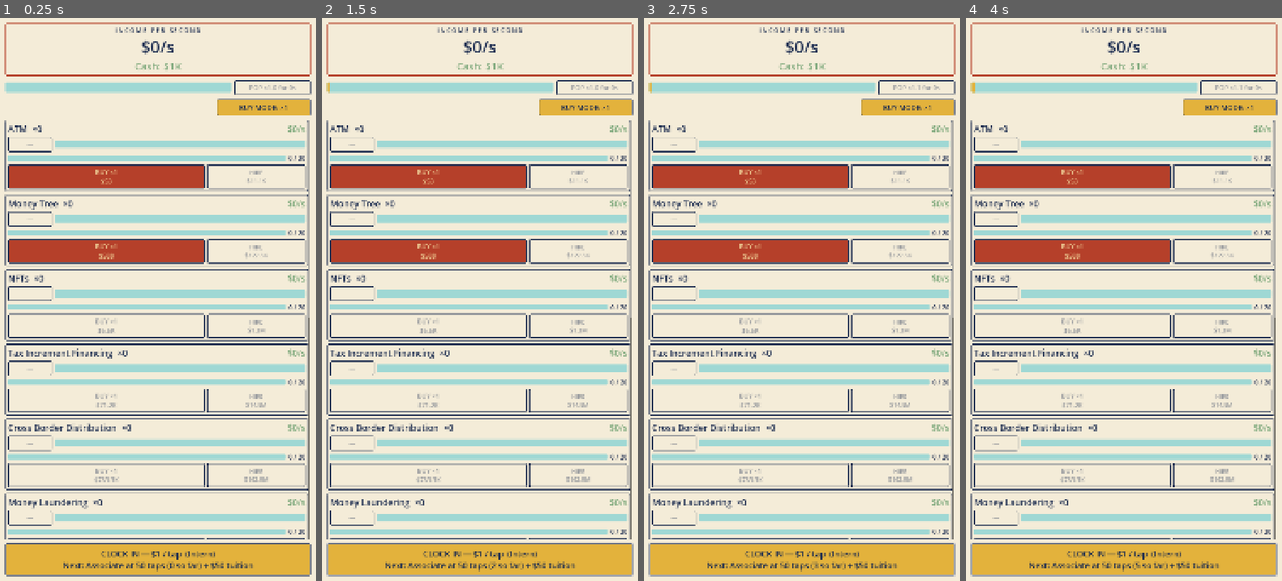
Above: before the commit, frames 1-4 (left to right).
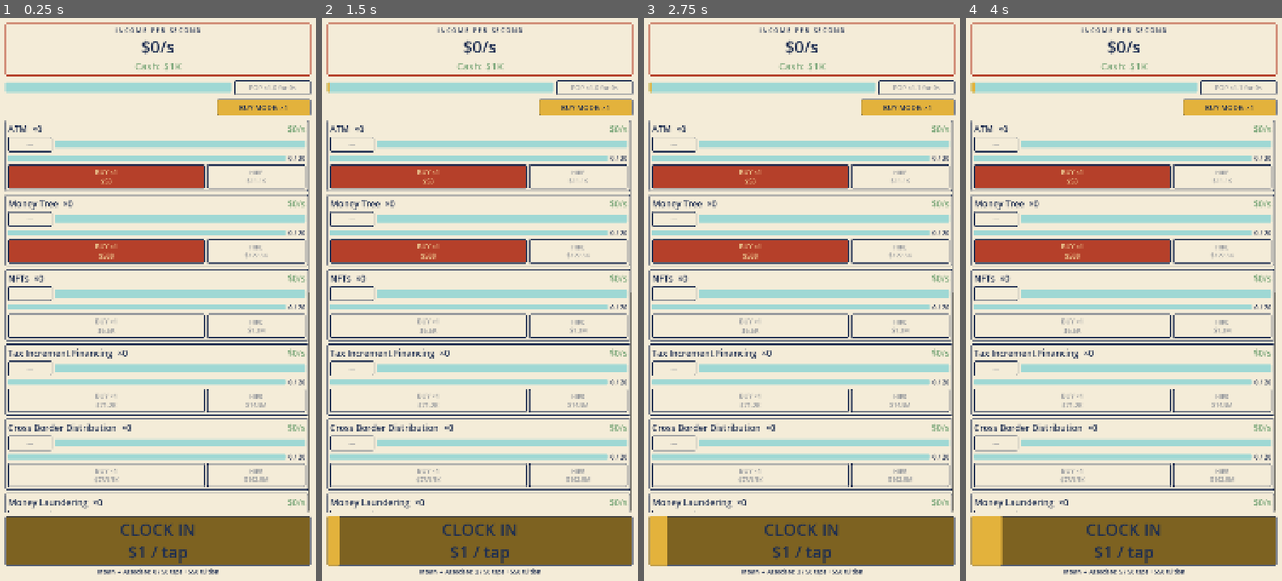
Above: after the commit, the same moments.

Repository: TimGoergen/american-tycoon
Game: Godot game, scene res://Main.tscn
Two runs of this game, one before a commit and one after it. Both use one fixed random seed, a clock stepped at 60 frames per second and the inputs below.
Inputs (mouse positions are in pixels of both pictures, inside the frame that each line leads up to):
- Up to frame 1 (0.25 s): no input
- Up to frame 2 (1.5 s): click (480, 558) at 0.5 s, where only the run before the commit has a clickable "CLOCK IN — $1 / tap (Intern) …"; click (480, 558) at 1.25 s, where only the run before the commit has a clickable "CLOCK IN — $1 / tap (Intern) …"
- Up to frame 3 (2.75 s): click (802, 558) at 2 s, where only the run before the commit has a clickable "CLOCK IN — $1 / tap (Intern) …"
- Up to frame 4 (4 s): click (1124, 558) at 2.75 s, where only the run before the commit has a clickable "CLOCK IN — $1 / tap (Intern) …"; click (1124, 558) at 3.5 s, where only the run before the commit has a clickable "CLOCK IN — $1 / tap (Intern) …"

The runs differ from the first frame. In frame 1, 11% of the frame differs, in the area x 1-99%, y 48-100%; in frame 2, 11%; in frame 3, 11%; in frame 4, 10%.

Commit message:
Make clock-in button a gold promotion-progress meter, 2x text
The wage ("clock in") button now doubles as a promotion-progress meter
(UI notes §2): a dark-gold plate whose bright-gold bar fills toward the
next title, with the CLOCK IN label at 2x size (font 28->56). Built as a
ProgressBar (fill) under a transparent Button (taps + label); a compact
context line below preserves the title/next-title detail. Adds
UiPalette.style_gold_progress (dark gold = darkened MUSTARD_GOLD — a
flagged extension of the §1 palette).

Co-Authored-By: Claude Fable 5 <noreply@anthropic.com>

Diff:
--- a/game/scripts/ui/UiPalette.gd
+++ b/game/scripts/ui/UiPalette.gd
@@ -55,6 +55,25 @@
 	bar.add_theme_stylebox_override("fill", fill)
 
 
+## Dark-gold plate with a bright-gold fill — the "clock in" wage button doubles
+## as a promotion-progress meter (UI notes §2: dark gold background, bright gold
+## bar). The dark gold is a darkened MUSTARD_GOLD; it's a deliberate extension of
+## the §1 nine-color palette for this one meter, pending style-guide blessing.
+static func style_gold_progress(bar: ProgressBar) -> void:
+	var track := StyleBoxFlat.new()
+	track.bg_color = MUSTARD_GOLD.darkened(0.45)
+	track.border_color = NAVY
+	track.set_border_width_all(3)
+	track.set_corner_radius_all(4)
+
+	var fill := StyleBoxFlat.new()
+	fill.bg_color = MUSTARD_GOLD
+	fill.set_corner_radius_all(4)
+
+	bar.add_theme_stylebox_override("background", track)
+	bar.add_theme_stylebox_override("fill", fill)
+
+
 static func _make_plate(bg_color: Color, border_color: Color) -> StyleBoxFlat:
 	var style := StyleBoxFlat.new()
 	style.bg_color = bg_color
--- a/game/scripts/ui/WagePanel.gd
+++ b/game/scripts/ui/WagePanel.gd
@@ -1,11 +1,15 @@
 class_name WagePanel
 extends VBoxContainer
 
-# The wage button (Layer 1, GDD §5) — the only honest money in the game,
-# and it is never removed from the screen. The button's second line carries
-# the promotion context: progress toward the next title (Spec §5 — promotion
-# needs the lifetime-tap threshold AND tuition), or the rung you've reached.
-# When the threshold is met, the claim button appears below.
+# The wage button (Layer 1, GDD §5) — the only honest money in the game, and it
+# is never removed from the screen.
+#
+# The "clock in" button doubles as a promotion-progress meter (UI notes §2): a
+# dark-gold plate whose bright-gold bar fills toward the next title. A
+# ProgressBar draws that fill; a transparent Button sits on top to catch taps and
+# show the big (2×-size) CLOCK IN label. A compact context line below keeps the
+# title/next-title detail without crowding the big button. When the tap threshold
+# is met, the claim button appears.
 
 signal wage_tapped
 signal promotion_requested
@@ -13,7 +17,9 @@
 var _wage: WageState
 var _economy: EconomyState
 
+var _wage_meter: ProgressBar
 var _wage_button: Button
+var _context_label: Label
 var _promotion_button: Button
 
 
@@ -26,12 +32,38 @@
 func _ready() -> void:
 	add_theme_constant_override("separation", 6)
 
+	# The meter is the button background; its bright-gold fill shows promotion
+	# progress. It ignores the mouse so the Button on top handles every tap.
+	_wage_meter = ProgressBar.new()
+	_wage_meter.custom_minimum_size = Vector2(0, 170)  # tall: the primary tap target
+	_wage_meter.min_value = 0.0
+	_wage_meter.max_value = 1.0
+	_wage_meter.show_percentage = false
+	_wage_meter.mouse_filter = Control.MOUSE_FILTER_IGNORE
+	UiPalette.style_gold_progress(_wage_meter)
+	add_child(_wage_meter)
+
+	# Transparent button overlaying the meter — the gold shows through, only the
+	# label and the click belong to the button. Font is 2× the old size (28→56).
 	_wage_button = Button.new()
-	_wage_button.custom_minimum_size = Vector2(0, 110)
-	_wage_button.add_theme_font_size_override("font_size", 28)
-	UiPalette.style_button(_wage_button, false)
+	_wage_button.set_anchors_preset(Control.PRESET_FULL_RECT)
+	_wage_button.add_theme_font_size_override("font_size", 56)
+	_wage_button.add_theme_stylebox_override("normal", StyleBoxEmpty.new())
+	_wage_button.add_theme_stylebox_override("hover", StyleBoxEmpty.new())
+	_wage_button.add_theme_stylebox_override("pressed", StyleBoxEmpty.new())
+	_wage_button.add_theme_stylebox_override("focus", StyleBoxEmpty.new())
+	_wage_button.add_theme_color_override("font_color", UiPalette.NAVY)
+	_wage_button.add_theme_color_override("font_hover_color", UiPalette.NAVY)
+	_wage_button.add_theme_color_override("font_pressed_color", UiPalette.INK_NAVY)
 	_wage_button.pressed.connect(func() -> void: wage_tapped.emit())
-	add_child(_wage_button)
+	_wage_meter.add_child(_wage_button)
+
+	# Compact context line (not enlarged): which title you hold and what's next.
+	_context_label = Label.new()
+	_context_label.add_theme_color_override("font_color", UiPalette.NAVY)
+	_context_label.add_theme_font_size_override("font_size", 20)
+	_context_label.horizontal_alignment = HORIZONTAL_ALIGNMENT_CENTER
+	add_child(_context_label)
 
 	_promotion_button = Button.new()
 	_promotion_button.add_theme_font_size_override("font_size", 22)
@@ -42,28 +74,40 @@
 
 func _process(_delta: float) -> void:
 	var title := _wage.get_current_title()
-	var clock_in_line := "CLOCK IN — %s / tap  (%s)" % [
-		Money.of(title.wage_per_tap).display(), title.title_name
-	]
+	_wage_button.text = "CLOCK IN\n%s / tap" % Money.of(title.wage_per_tap).display()
 
 	var next := _wage.get_next_title()
 	if next == null:
 		# Top of the placeholder ladder (the full title table arrives in M2).
-		_wage_button.text = clock_in_line + "\nTop of the ladder (for now)"
+		_wage_meter.value = 1.0
+		_context_label.text = "%s — top of the ladder (for now)" % title.title_name
 		_promotion_button.visible = false
 		return
 
 	if _wage.is_promotion_unlocked():
 		# Threshold met — the claim is now just a purchase (the credential gag).
-		_wage_button.text = clock_in_line + "\nPromotion earned — claim it below"
+		_wage_meter.value = 1.0
+		_context_label.text = "%s — promotion earned, claim it below" % title.title_name
 		_promotion_button.visible = true
 		_promotion_button.text = "CLAIM PROMOTION: %s — tuition %s" % [
 			next.title_name, Money.of(next.tuition).display()
 		]
 		_promotion_button.disabled = _economy.cash < next.tuition
 	else:
-		_wage_button.text = clock_in_line + "\nNext: %s at %d taps (%d so far) + %s tuition" % [
-			next.title_name, next.tap_threshold, _wage.lifetime_taps,
+		_wage_meter.value = _promotion_progress(title, next)
+		_context_label.text = "%s → %s: %d / %d taps + %s tuition" % [
+			title.title_name, next.title_name,
+			_wage.lifetime_taps, next.tap_threshold,
 			Money.of(next.tuition).display()
 		]
 		_promotion_button.visible = false
+
+
+## Fraction of the way from the current title's tap threshold to the next title's
+## — the bright-gold fill level. lifetime_taps is dynastic and only grows, so this
+## climbs from 0 to 1 across the current rung.
+func _promotion_progress(title: TitleRow, next: TitleRow) -> float:
+	var span := next.tap_threshold - title.tap_threshold
+	if span <= 0:
+		return 0.0
+	return clampf(float(_wage.lifetime_taps - title.tap_threshold) / float(span), 0.0, 1.0)
